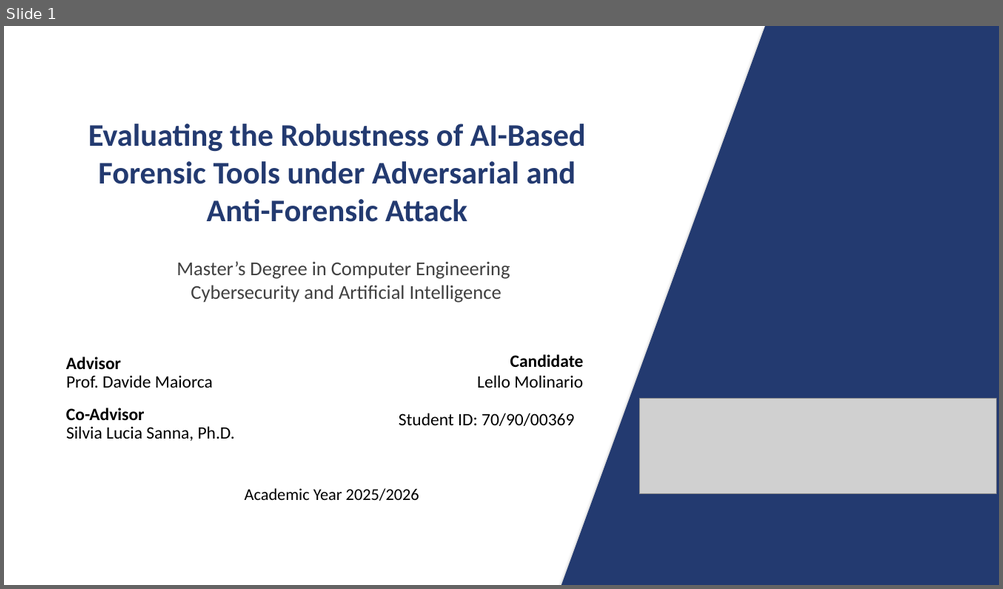
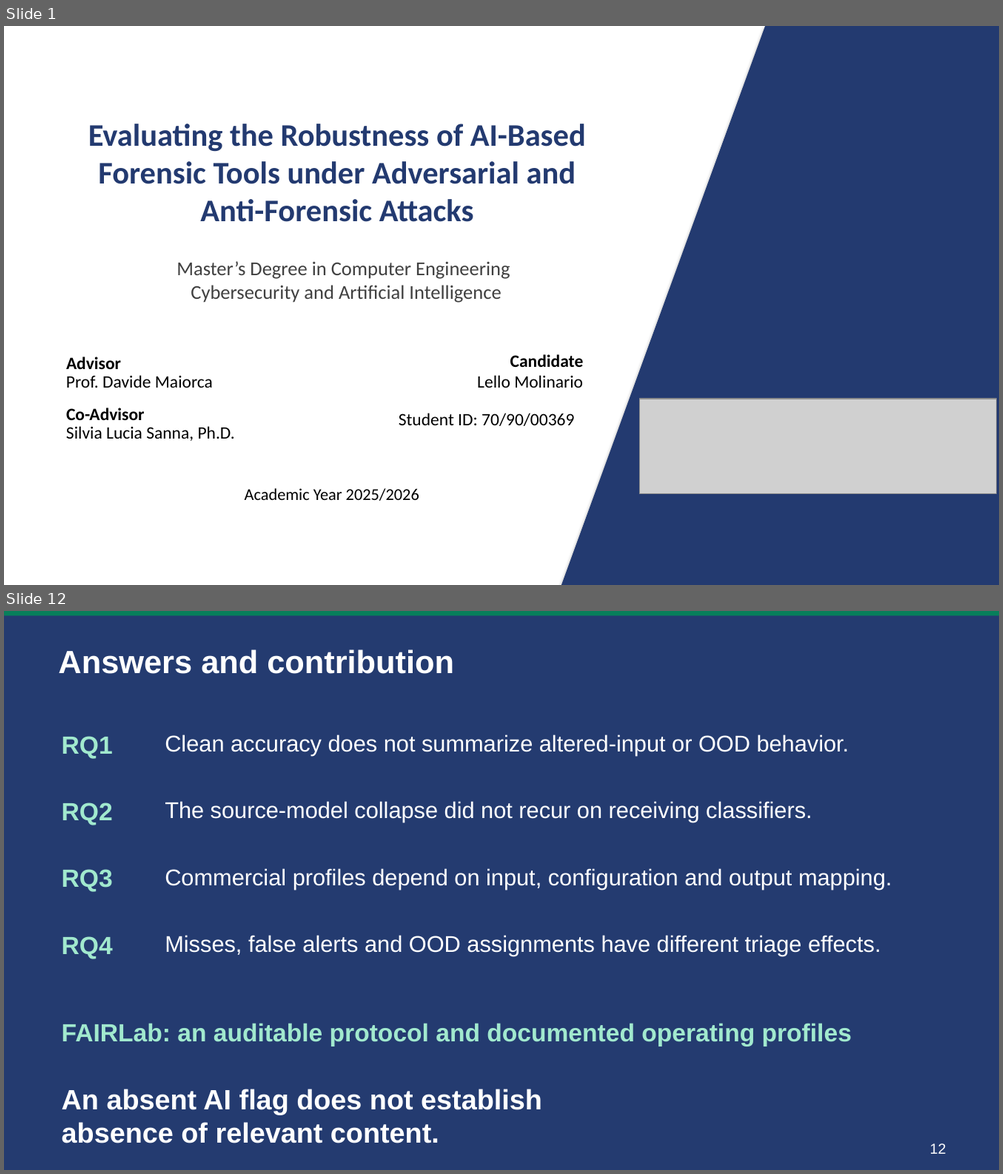
Before and after one commit to lmolinario/Molinario_Thesis_Defense_2026, a slide deck: Molinario_Thesis_Defense_2026.pptx. Shown one above the other, each under a label of ours: slide 1 before the commit, slides 1 and 12 after it; the slides between them are not shown. The pictures are 1003x589 and 1003x1174 pixels, drawn with LibreOffice and Linux fonts; fonts in the diff are those of the drawing; grey boxes stand for pictures. Boxes give left, top, right and bottom in pixels: in the first picture for what was removed or moved away, otherwise in the second. Text is boxed around its words. In the diff, an @@ line names an element or a change of style, - is before the commit and + after.

```diff
--- a/Molinario_Thesis_Defense_2026.pptx
+++ b/Molinario_Thesis_Defense_2026.pptx
@@ slide 12 added at (4, 611, 999, 1170), background #243B70 @@
@@ rectangle added at (4, 611, 999, 615), fill #087F5B @@
@@ text added at (58, 649, 454, 674), 31 pt, text #FFFFFF, bold @@
+Answers and contribution
@@ text added at (62, 736, 113, 759), 24 pt, text #A1E9CE, bold @@
+RQ1
@@ text added at (165, 735, 849, 756), 22 pt, text #FFFFFF @@
+Clean accuracy does not summarize altered-input or OOD behavior.
@@ text added at (62, 803, 113, 826), 24 pt, text #A1E9CE, bold @@
+RQ2
@@ text added at (165, 801, 811, 823), 22 pt, text #FFFFFF @@
+The source-model collapse did not recur on receiving classifiers.
@@ text added at (62, 869, 113, 892), 24 pt, text #A1E9CE, bold @@
+RQ3
@@ text added at (165, 869, 891, 889), 22 pt, text #FFFFFF @@
+Commercial profiles depend on input, configuration and output mapping.
@@ text added at (62, 937, 113, 960), 24 pt, text #A1E9CE, bold @@
+RQ4
@@ text added at (165, 935, 880, 956), 22 pt, text #FFFFFF @@
+Misses, false alerts and OOD assignments have different triage effects.
@@ text added at (62, 1023, 851, 1047), 24 pt, text #A1E9CE, bold @@
+FAIRLab: an auditable protocol and documented operating profiles
@@ text added at (62, 1089, 542, 1144), 27 pt, text #FFFFFF, bold @@
+An absent AI flag does not establish
+absence of relevant content.
@@ text added at (930, 1144, 946, 1154), 14 pt, text #FFFFFF @@
+12
@@ slide 1 changed as well @@
@@ text at (200, 199, 474, 222): text changed @@
-Anti-Forensic Attack
+Anti-Forensic Attacks
```
Also in this commit, not shown: 1 other slide changed, 17 other slides added, 23 slides removed, 2 other files.
